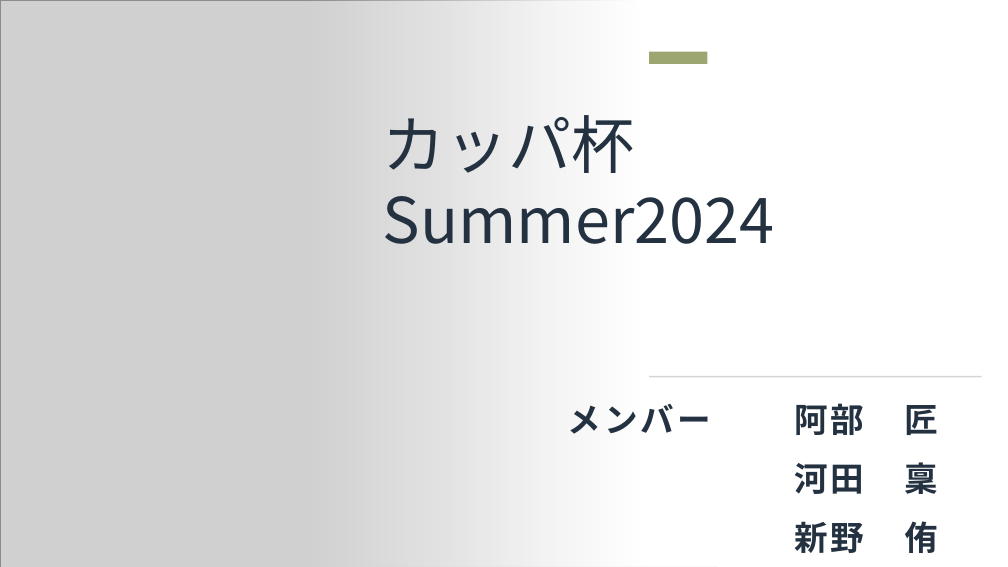
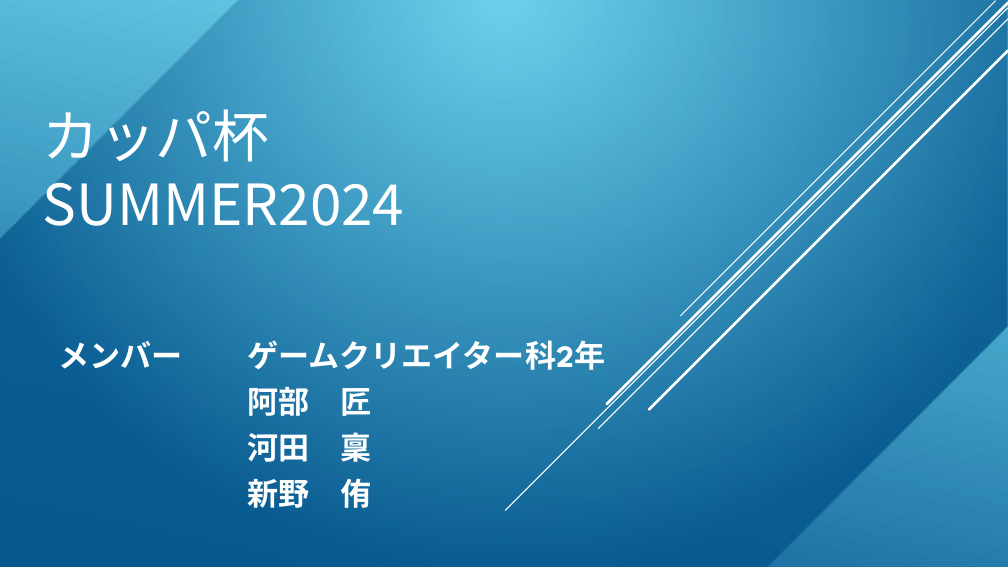
Before and after one commit to abetkumi/-TeamA, a slide deck: slide 1 of k2Engine-master/GameTemplate/カッパ杯Summer2024.pptx. Drawn at 1008x567 pixels with LibreOffice and Linux fonts; fonts in the diff are those of the drawing; grey boxes stand for pictures; background and template pictures are left out. Boxes give left, top, right and bottom in pixels: in the first picture for what was removed or moved away, otherwise in the second. Text is boxed around its words. In the diff, an @@ line names an element or a change of style, - is before the commit and + after.

Commit message:
クリアランク実装（画像版）

```diff
--- a/k2Engine-master/GameTemplate/カッパ杯Summer2024.pptx
+++ b/k2Engine-master/GameTemplate/カッパ杯Summer2024.pptx
@@ background #FFFFFF to picture (left out) @@
@@ rectangle removed at (0, 0, 1008, 567) @@
@@ picture removed at (0, 0, 717, 567) @@
@@ snip diag rect added at (0, 0, 1008, 567), fill gradient #6ED2EB to #06588E @@
@@ rectangle removed at (307, 0, 1008, 567) @@
@@ line added from (1008, 19) to (598, 429), #FFFFFF 1 pt @@
@@ line added from (1008, 3) to (606, 404), #FFFFFF 2.5 pt @@
@@ line added from (995, 1) to (681, 316), #FFFFFF 1 pt @@
@@ rectangle removed at (649, 52, 707, 64) @@
@@ group added at (505, 1, 1008, 510): 5 lines @@
@@ title at (42, 109, 404, 240): text changed; size 60 to 54 pt; text colour #243141 to #FFFFFF @@
-カッパ杯Summer2024
+カッパ杯SUMMER2024
@@ subtitle "メンバー ゲームクリエイター科2年": place and size @@
-subtitle "メンバー ゲームクリエイター科2年" at (567, 403, 938, 553)
+subtitle "メンバー ゲームクリエイター科2年" at (58, 340, 605, 508)
@@ subtitle at (58, 340, 605, 416): text changed; size 32 to 29.6 pt; font Cabin to League Spartan; text colour #243141 to #FFFFFF @@
-メンバー 阿部 匠
+メンバー ゲームクリエイター科2年
+阿部 匠
@@ rectangle removed at (650, 376, 982, 377) @@
@@ subtitle at (247, 427, 372, 508): size 32 to 29.6 pt, font Cabin to League Spartan, text colour #243141 to #FFFFFF, letter spacing 3 to 0 pt in "河田 稟", "新野 侑"; line spacing 1.2 to 0.9; more space between paragraphs @@
```
Also in this commit, not shown: 6 slides added, 1 slide removed, 10 other files.
